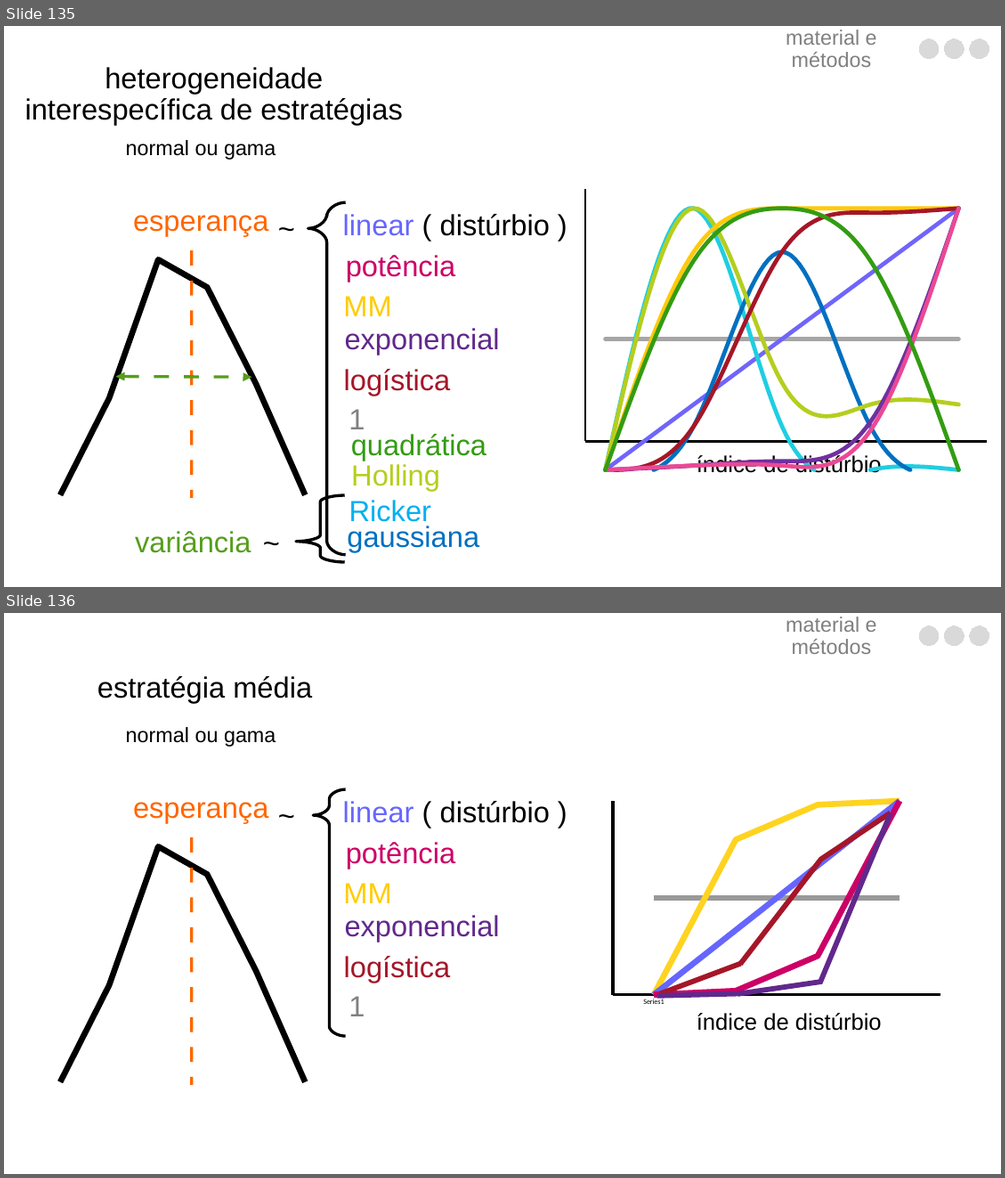
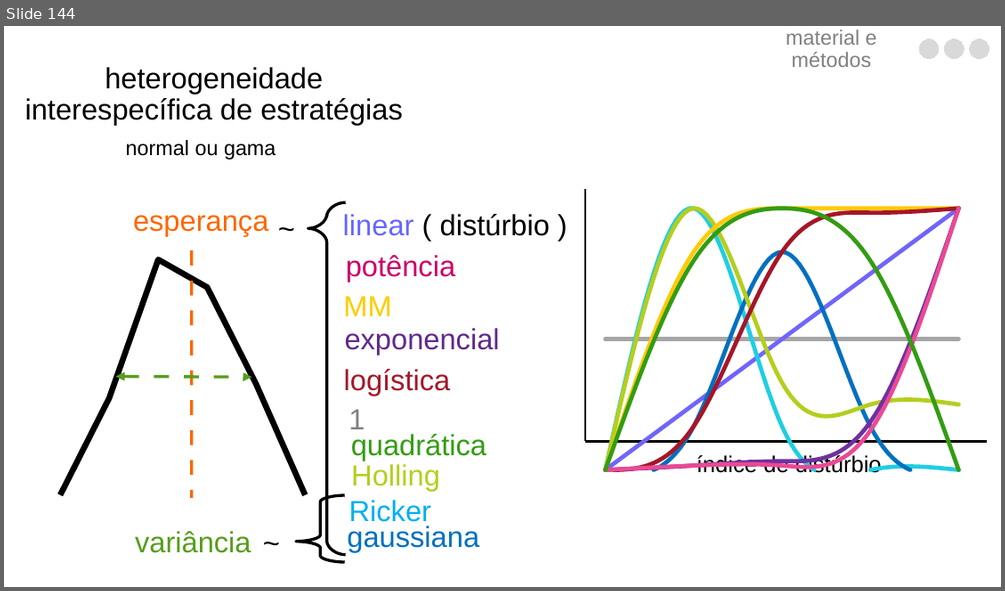
Before and after one commit to luisanovara/dissertacao, a slide deck: DEFESA.pptx. Shown one above the other, each under a label of ours: slides 135 and 136 before the commit, slide 144 after it. The pictures are 1005x1178 and 1005x591 pixels, drawn with LibreOffice and Linux fonts; fonts in the diff are those of the drawing. Boxes give left, top, right and bottom in pixels: in the first picture for what was removed or moved away, otherwise in the second. Text is boxed around its words. In the diff, an @@ line names an element or a change of style, - is before the commit and + after.

```diff
--- a/DEFESA.pptx
+++ b/DEFESA.pptx
@@ slide 136 removed at box(4, 613, 1001, 1174), background #FFFFFF @@
@@ text removed at box(785, 617, 877, 654) @@
-material e métodos
@@ freeform shape removed at box(919, 626, 938, 646) @@
@@ freeform shape removed at box(945, 626, 964, 646) @@
@@ freeform shape removed at box(970, 626, 989, 646) @@
@@ text removed at box(97, 676, 312, 703) @@
-estratégia média
@@ text removed at box(126, 727, 275, 747) @@
-normal ou gama
@@ line chart removed at box(30, 799, 335, 1088) @@
-categories: 1, 2, 3, 4, 5, 6
-Series 1: 0, 41, 100, 88, 47, 0
@@ text removed at box(254, 797, 320, 844) @@
-~
@@ freeform shape removed at box(313, 789, 345, 1037) @@
@@ line chart removed at box(606, 797, 947, 1011) @@
-categories: , , , 
-Series 1: 50, 50, 50, 50
-Series 2: 0, 80, 98, 100
-Series 3: 0, 33, 67, 100
-Series 4: 0, 2, 20, 100
@@ text removed at box(133, 802, 268, 823) @@
-esperança
@@ text removed at box(343, 801, 414, 823) @@
-linear ( distúrbio )
@@ text removed at box(439, 801, 549, 823) @@
-distúrbio
@@ line removed from (820, 982) to (890, 813) @@
@@ line removed from (821, 859) to (890, 812) @@
@@ line removed from (192, 837) to (192, 1085) @@
@@ text removed at box(346, 842, 455, 868) @@
-potência
@@ line removed from (741, 964) to (821, 859) @@
@@ text removed at box(343, 883, 391, 903) @@
-MM
@@ text removed at box(345, 915, 500, 941) @@
-exponencial
@@ text removed at box(344, 956, 451, 982) @@
-logística
@@ line removed from (661, 994) to (741, 964) @@
@@ line removed from (738, 994) to (822, 981) @@
@@ text removed at box(348, 996, 364, 1016) @@
-1
@@ line removed from (657, 996) to (740, 994) @@
@@ text removed at box(696, 1013, 882, 1030) @@
-índice de distúrbio
@@ what was slide 135 is now slide 144 @@
```
Also in this commit, not shown: 1 slide changed, 10 slides added, 3 other slides removed.
